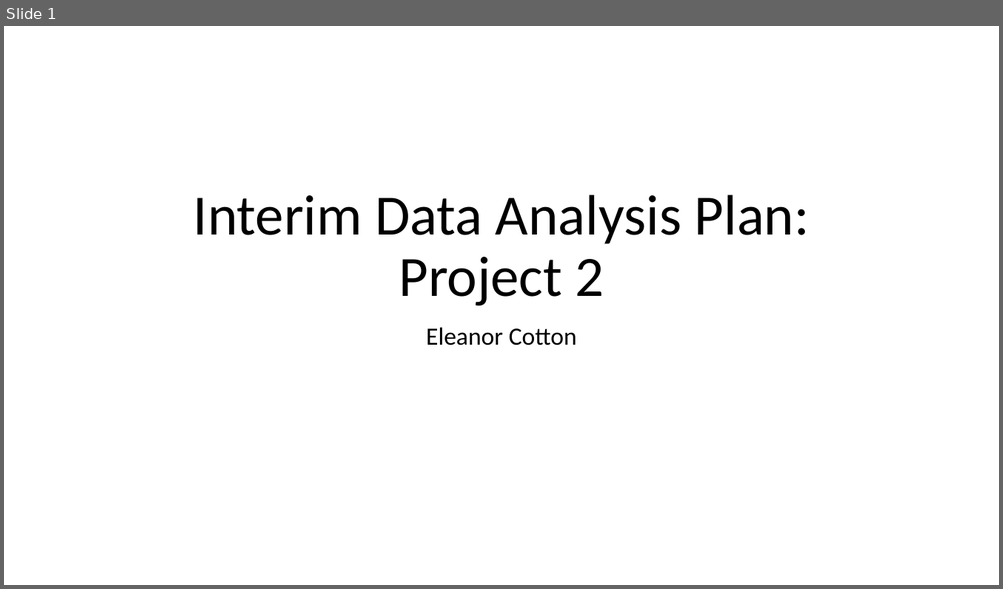
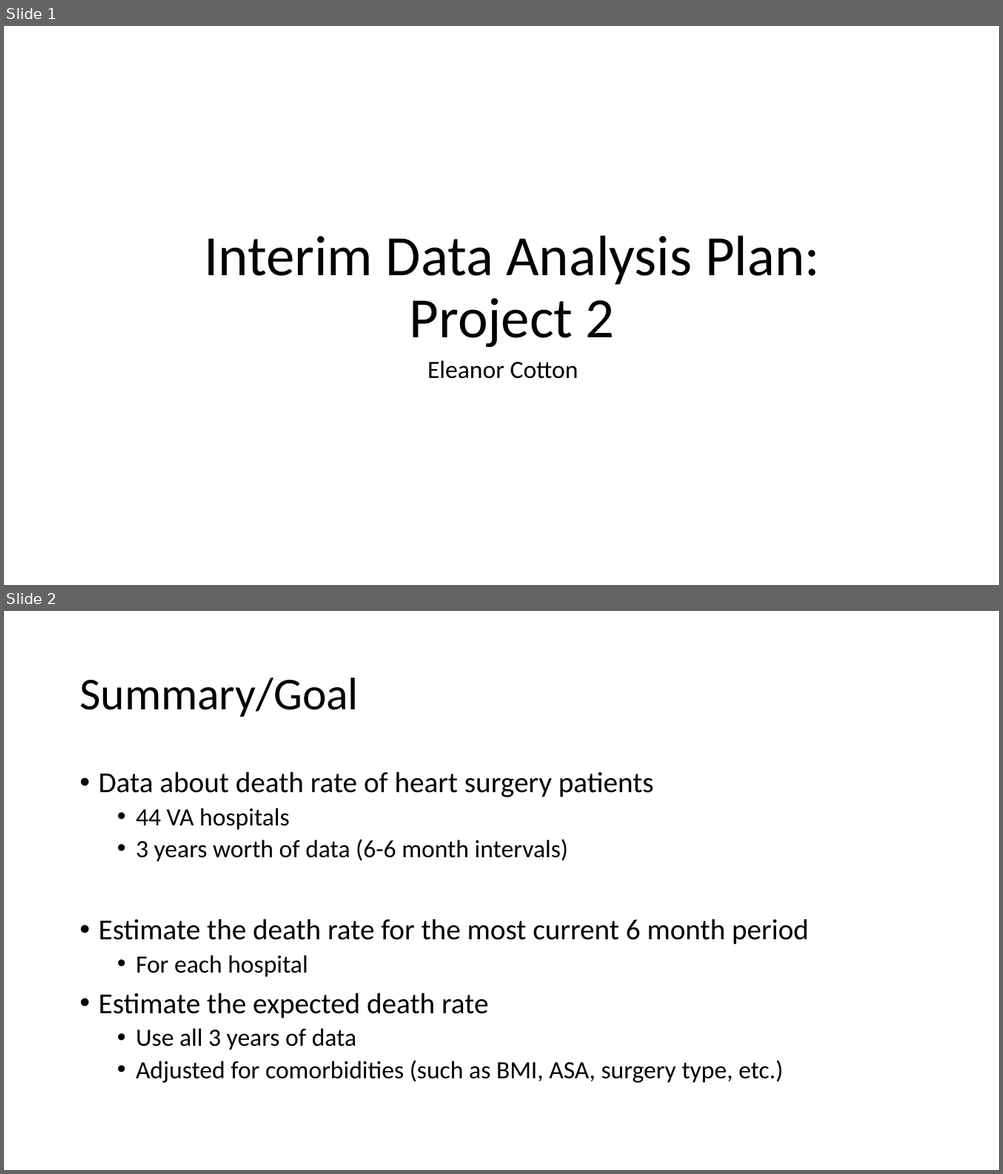
Before and after one commit to elcotton/bios6623-elcotton, a slide deck: Project2/Reports/BIOS6623_Project2_InterimPresentation.pptx. Shown one above the other, each under a label of ours: slide 1 before the commit, slides 1 and 2 after it. The pictures are 1003x589 and 1003x1174 pixels, drawn with LibreOffice and Linux fonts; fonts in the diff are those of the drawing. Boxes give left, top, right and bottom in pixels: in the first picture for what was removed or moved away, otherwise in the second. Text is boxed around its words. In the diff, an @@ line names an element or a change of style, - is before the commit and + after.

Commit message:
Interim Project 2 stuff

```diff
--- a/Project2/Reports/BIOS6623_Project2_InterimPresentation.pptx
+++ b/Project2/Reports/BIOS6623_Project2_InterimPresentation.pptx
@@ slide 2 added at (4, 611, 999, 1170), background #FFFFFF @@
@@ title added at (79, 678, 358, 717), 44 pt, text #000000 @@
+Summary/Goal
@@ text added at (99, 772, 808, 1083), 24 pt, text #000000 @@
+• Data about death rate of heart surgery patients
+  • 44 VA hospitals
+  • 3 years worth of data (6-6 month intervals)
+• Estimate the death rate for the most current 6 month period
+  • For each hospital
+• Estimate the expected death rate
+  • Use all 3 years of data
+  • Adjusted for comorbidities (such as BMI, ASA, surgery type, etc.)
@@ slide 1 changed as well @@
@@ title "Interim Data Analysis Plan: Project ...": place and size @@
-title "Interim Data Analysis Plan: Project ..." at (193, 195, 809, 306)
+title "Interim Data Analysis Plan: Project ..." at (204, 235, 819, 348)
@@ subtitle "Eleanor Cotton": place and size @@
-subtitle "Eleanor Cotton" at (426, 327, 577, 346)
+subtitle "Eleanor Cotton" at (427, 360, 578, 379)
```
Also in this commit, not shown: 1 other slide changed, 1 other slide added, 2 slides removed, 5 other files.
